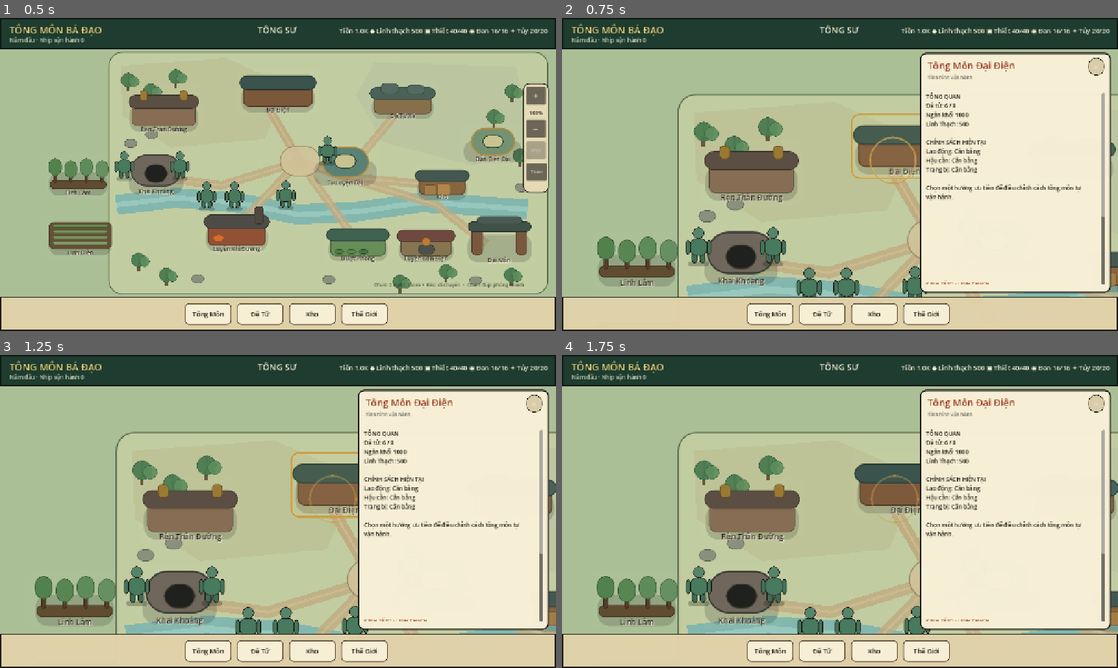
Above: before the commit, frames 1-4 (two rows, left to right).
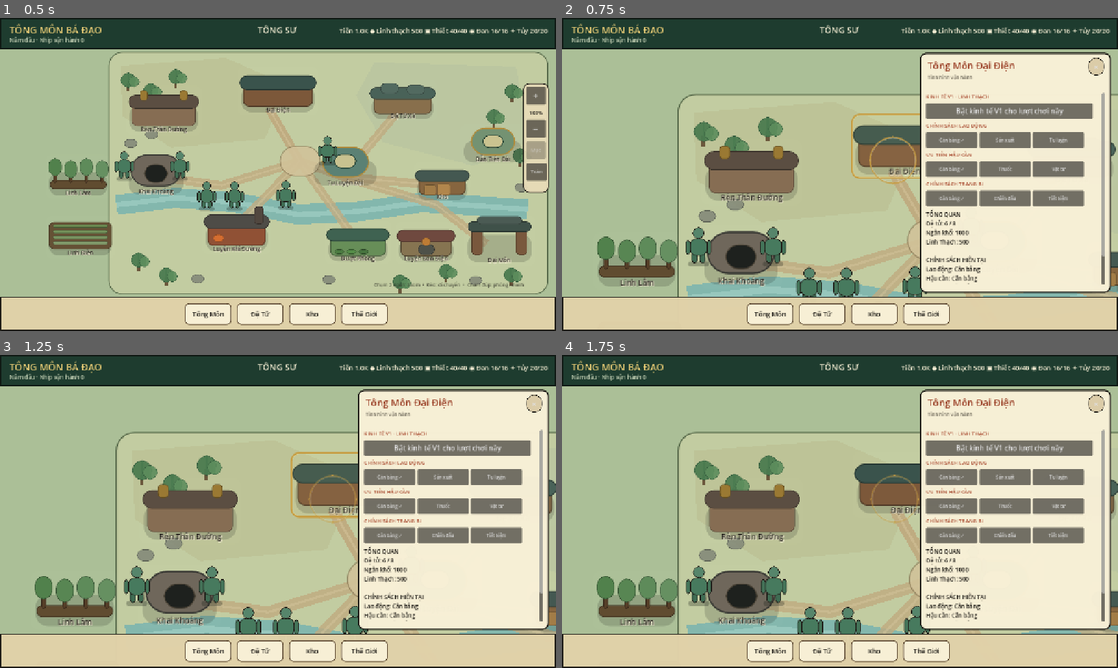
Above: after the commit, the same moments.

Repository: vuanhtuan161094-byte/TongMonBaDao
Game: Godot game, scene res://scenes/p3/p3_2_landscape_sect.tscn
Two runs of this game, one before a commit and one after it. Both use one fixed random seed, a clock stepped at 60 frames per second and the inputs below.
Inputs (mouse positions are in pixels of both pictures, inside the frame that each line leads up to):
- Up to frame 1 (0.5 s): no input
- Up to frame 2 (0.75 s): click (840, 89) at 0.5 s
- Up to frame 3 (1.25 s): no input
- Up to frame 4 (1.75 s): click (1073, 498) at 1.25 s

Frame 1 is identical in both runs. In frame 2, 7.4% of the frame differs, in the area x 65-98%, y 23-86%; in frame 3, 7.4%; in frame 4, 7.4%.

Commit message:
feat(gui): add shared search-and-filter disciple picker and safe worksite commands

Diff:
--- a/godot/src/presentation/p3_2_landscape_sect.gd
+++ b/godot/src/presentation/p3_2_landscape_sect.gd
@@ -48,6 +48,18 @@
 var building_management_container: VBoxContainer
 var building_management_feedback := ""
 var selected_building: StringName = &""
+# GUI-WORKFORCE-V1: a transient picker; only Workforce/Building/Training own state.
+var workforce_picker_overlay: Control
+var workforce_picker_list: VBoxContainer
+var workforce_picker_search: LineEdit
+var workforce_picker_filter: OptionButton
+var workforce_picker_count: Label
+var workforce_picker_page_label: Label
+var workforce_picker_profession: StringName = &""
+var workforce_picker_building_id: StringName = &""
+var workforce_picker_group_id: StringName = &""
+var workforce_picker_page: int = 0
+const WORKFORCE_PICKER_PAGE_SIZE := 9
 var deep_restore_summary := false
 var screen_pointer_dragged := false
 var mouse_pointer_dragged := false
@@ -65,6 +77,7 @@
     _build_camera_controls()
     _build_disciple_summary_panel()
     _build_building_operation_panel()
+    _build_workforce_picker()
     _build_living_cue_layer()
     living_cue_tracker.seed_from_state(state)
     _refresh_living_cues()
@@ -403,7 +416,7 @@
     return SectMapCamera.VIEW_RECT.position + SectMapCamera.VIEW_RECT.size * 0.5
 
 func _popup_is_open() -> bool:
-    return popup_layer != null and popup_layer.get_child_count() > 0
+    return (popup_layer != null and popup_layer.get_child_count() > 0) or (workforce_picker_overlay != null and workforce_picker_overlay.visible)
 
 func _clear_pointer_state() -> void:
     touch_points.clear()
@@ -413,6 +426,7 @@
     mouse_pointer_dragged = false
 
 func _open_building(destination: StringName) -> void:
+    _close_workforce_picker()
     _close_disciple_summary(true)
     _clear_popup()
     selected_building = destination
@@ -582,6 +596,344 @@
         actor_status_labels[key] = actor.status_label
         modular_live_actor_ids[key] = true
 
+
+# Shared, read-only picker: one popup for every producer. The presentation
+# never writes work_group_id, worksite_building_id or direct_command itself.
+func _build_workforce_picker() -> void:
+    workforce_picker_overlay = Control.new()
+    workforce_picker_overlay.name = "WorkforcePickerOverlay"
+    workforce_picker_overlay.position = Vector2.ZERO
+    workforce_picker_overlay.size = Vector2(1280,720)
+    workforce_picker_overlay.z_index = 120
+    workforce_picker_overlay.mouse_filter = Control.MOUSE_FILTER_STOP
+    workforce_picker_overlay.visible = false
+    add_child(workforce_picker_overlay)
+
+    var shade := ColorRect.new()
+    shade.name = "PickerBackdrop"
+    shade.color = Color(0.04,0.04,0.04,0.68)
+    shade.size = Vector2(1280,720)
+    shade.mouse_filter = Control.MOUSE_FILTER_STOP
+    workforce_picker_overlay.add_child(shade)
+
+    var panel := Panel.new()
+    panel.name = "WorkforcePickerPanel"
+    panel.position = Vector2(226,65)
+    panel.size = Vector2(828,588)
+    panel.mouse_filter = Control.MOUSE_FILTER_STOP
+    panel.add_theme_stylebox_override("panel",_style(PAPER_LIGHT,INK,3,16))
+    workforce_picker_overlay.add_child(panel)
+
+    var heading := _label(panel,"CHỌN ĐỆ TỬ PHÂN CÔNG",Vector2(24,14),Vector2(590,32),23)
+    heading.name = "WorkforcePickerHeading"
+    heading.add_theme_color_override("font_color",CINNABAR.darkened(0.2))
+    var close := Button.new()
+    close.name = "WorkforcePickerClose"
+    close.text = "Đóng"
+    close.position = Vector2(714,12)
+    close.size = Vector2(90,40)
+    close.pressed.connect(_close_workforce_picker)
+    panel.add_child(close)
+
+    workforce_picker_search = LineEdit.new()
+    workforce_picker_search.name = "WorkforcePickerSearch"
+    workforce_picker_search.placeholder_text = "Tìm tên đệ tử..."
+    workforce_picker_search.position = Vector2(24,66)
+    workforce_picker_search.size = Vector2(430,44)
+    workforce_picker_search.add_theme_font_size_override("font_size",16)
+    workforce_picker_search.text_changed.connect(_picker_search_changed)
+    panel.add_child(workforce_picker_search)
+
+    workforce_picker_filter = OptionButton.new()
+    workforce_picker_filter.name = "WorkforcePickerFilter"
+    workforce_picker_filter.position = Vector2(470,66)
+    workforce_picker_filter.size = Vector2(334,44)
+    for item in ["Tất cả","Sẵn sàng","Đang bận","Đã ở công trình"]:
+        workforce_picker_filter.add_item(item)
+    workforce_picker_filter.item_selected.connect(_picker_filter_changed)
+    panel.add_child(workforce_picker_filter)
+
+    workforce_picker_count = _label(panel,"",Vector2(24,122),Vector2(755,27),13)
+    workforce_picker_count.name = "WorkforcePickerCount"
+    workforce_picker_count.add_theme_color_override("font_color",INK)
+
+    var scroll := ScrollContainer.new()
+    scroll.name = "WorkforcePickerScroll"
+    scroll.position = Vector2(24,156)
+    scroll.size = Vector2(780,345)
+    scroll.horizontal_scroll_mode = ScrollContainer.SCROLL_MODE_DISABLED
+    panel.add_child(scroll)
+    workforce_picker_list = VBoxContainer.new()
+    workforce_picker_list.name = "WorkforcePickerList"
+    workforce_picker_list.custom_minimum_size = Vector2(754,0)
+    workforce_picker_list.add_theme_constant_override("separation",4)
+    scroll.add_child(workforce_picker_list)
+
+    var previous := Button.new()
+    previous.name = "WorkforcePickerPrevious"
+    previous.text = "◀ Trước"
+    previous.position = Vector2(24,515)
+    previous.size = Vector2(135,44)
+    previous.pressed.connect(_picker_change_page.bind(-1))
+    panel.add_child(previous)
+    workforce_picker_page_label = _label(panel,"",Vector2(295,521),Vector2(238,32),14)
+    workforce_picker_page_label.horizontal_alignment = HORIZONTAL_ALIGNMENT_CENTER
+    workforce_picker_page_label.add_theme_color_override("font_color",INK)
+    var next_button := Button.new()
+    next_button.name = "WorkforcePickerNext"
+    next_button.text = "Sau ▶"
+    next_button.position = Vector2(669,515)
+    next_button.size = Vector2(135,44)
+    next_button.pressed.connect(_picker_change_page.bind(1))
+    panel.add_child(next_button)
+
+func _new_advanced_roster(title: String) -> VBoxContainer:
+    var toggle := Button.new()
+    toggle.text = title + " ▾"
+    toggle.custom_minimum_size = Vector2(384,38)
+    building_management_container.add_child(toggle)
+    var detail := VBoxContainer.new()
+    detail.custom_minimum_size = Vector2(384,0)
+    detail.visible = false
+    detail.add_theme_constant_override("separation",3)
+    building_management_container.add_child(detail)
+    toggle.pressed.connect(func() -> void: detail.visible = not detail.visible)
+    return detail
+
+func _add_workforce_picker_launcher(building: BuildingState, profession: StringName, group_id: StringName) -> void:
+    var bs := BuildingSystem.new()
+    var holders := bs.active_worker_ids(state,building)
+    var slots := bs.worker_slots(building)
+    var line := Label.new()
+    line.text = "Vị trí làm việc: %d/%d · %s" % [holders.size(),slots,str(building.name)]
+    line.custom_minimum_size = Vector2(384,25)
+    line.add_theme_color_override("font_color",INK)
+    line.add_theme_font_size_override("font_size",13)
+    building_management_container.add_child(line)
+    for worker_id in holders:
+        if not state.disciples.has(worker_id):
+            continue
+        var worker: DiscipleState = state.disciples[worker_id]
+        var info := HBoxContainer.new()
+        info.custom_minimum_size = Vector2(384,41)
+        building_management_container.add_child(info)
+        var name := Label.new()
+        name.text = worker.display_name + " · " + SectMapPresentation.action_label(worker.current_action)
+        name.tooltip_text = name.text
+        name.custom_minimum_size = Vector2(250,36)
+        name.clip_text = true
+        name.vertical_alignment = VERTICAL_ALIGNMENT_CENTER
+        name.add_theme_color_override("font_color",INK)
+        info.add_child(name)
+        if profession != &"body":
+            var withdraw := Button.new()
+            withdraw.name = "PickerWithdraw_%s" % str(worker.id)
+            withdraw.text = "Rút"
+            withdraw.custom_minimum_size = Vector2(102,36)
+            var blocked := _worker_busy_reason(worker)
+            withdraw.disabled = blocked != ""
+            withdraw.tooltip_text = blocked
+            withdraw.pressed.connect(_picker_withdraw.bind(worker.id,group_id))
+            info.add_child(withdraw)
+    var launch := Button.new()
+    launch.name = "WorkforcePickerOpen_%s" % str(building.building_type)
+    launch.text = "＋ Chọn đệ tử / thay người"
+    launch.custom_minimum_size = Vector2(384,46)
+    launch.add_theme_font_size_override("font_size",15)
+    launch.disabled = holders.size() >= slots or building.status != BuildingSystem.STATUS_ACTIVE
+    launch.tooltip_text = "Rút người rảnh trước khi chọn người thay thế." if launch.disabled else "Mở danh sách có tìm kiếm, lọc và sắp xếp cấp nghề."
+    launch.pressed.connect(_open_workforce_picker.bind(building.id,profession,group_id))
+    building_management_container.add_child(launch)
+
+func _open_workforce_picker(building_id: StringName, profession: StringName, group_id: StringName) -> void:
+    if not state.buildings.has(str(building_id)):
+        return
+    workforce_picker_building_id = building_id
+    workforce_picker_profession = profession
+    workforce_picker_group_id = group_id
+    workforce_picker_page = 0
+    workforce_picker_search.text = ""
+    workforce_picker_filter.select(0)
+    workforce_picker_overlay.visible = true
+    _clear_pointer_state()
+    _refresh_workforce_picker()
+
+func _close_workforce_picker() -> void:
+    if workforce_picker_overlay != null:
+        workforce_picker_overlay.visible = false
+    workforce_picker_building_id = &""
+    _clear_pointer_state()
+
+func _picker_search_changed(_term: String) -> void:
+    workforce_picker_page = 0
+    _refresh_workforce_picker()
+
+func _picker_filter_changed(_mode: int) -> void:
+    workforce_picker_page = 0
+    _refresh_workforce_picker()
+
+func _picker_change_page(delta: int) -> void:
+    workforce_picker_page = maxi(workforce_picker_page+delta,0)
+    _refresh_workforce_picker()
+
+func _worker_busy_reason(disciple: DiscipleState) -> String:
+    var bs := BuildingSystem.new()
+    if not disciple.active_pve_encounter_id.is_empty():
+        return "Đang chiến đấu PvE"
+    if disciple.region_id != &"sect":
+        return "Đệ tử chưa về Tông Môn"
+    if not bs.active_resource_timer_for_worker(state,disciple.id).is_empty():
+        return "Mẻ Mỏ/Linh Lâm đang chạy"
+    if bs.disciple_has_active_spirit_plot(state,disciple.id):
+        return "Đang phụ trách ô Linh Điền"
+    if bs.disciple_has_active_timed_recipe(state,disciple.id):
+        return "Mẻ luyện đan đang chạy"
+    if not disciple.work_cycle_state.is_empty():
+        return "Chu kỳ sản xuất cũ chưa hoàn tất"
+    if DiscipleBodyTrainingFacilityV2.has_reserved_slot(state,disciple):
+        return "Đã giữ chỗ Rèn Thân"
+    var command := WorkforceSystem.new().command_kind(disciple)
+    if command != &"" and command != WorkforceSystem.COMMAND_HOLD:
+        return "Đang có lệnh " + str(command)
+    if str(disciple.current_action).begins_with("WORK_") or disciple.current_action in [&"TRAIN_BODY",&"CULTIVATE",&"BREAKTHROUGH"]:
+        return "Đang " + SectMapPresentation.action_label(disciple.current_action)
+    return ""
+
+func _picker_candidate_reason(disciple: DiscipleState) -> String:
+    if workforce_picker_building_id == &"" or not state.buildings.has(str(workforce_picker_building_id)):
+        return "Không có công trình"
+    var building: BuildingState = state.buildings[str(workforce_picker_building_id)]
+    if building.status != BuildingSystem.STATUS_ACTIVE:
+        return "Công trình chưa hoạt động"
+    var bs := BuildingSystem.new()
+    var holders := bs.active_worker_ids(state,building)
+    if holders.has(disciple.id):
+        return "Đã ở công trình này"
+    if workforce_picker_profession == &"body" and not DiscipleRealmProgressV2.owns_v2_progression(disciple):
+        return "Chỉ nhận đệ tử V2"
+    var busy := _worker_busy_reason(disciple)
+    if busy != "":
+        return busy
+    if holders.size() >= bs.worker_slots(building):
+        return "Không còn slot; rút người trước"
+    if not state.sect.workforce_enabled or not state.sect.work_groups.has(str(workforce_picker_group_id)):
+        return "Đội nghề chưa sẵn sàng"
+    if workforce_picker_profession != &"body" and building.worker_group_id != workforce_picker_group_id:
+        return "Điểm làm việc không đúng đội"
+    return ""
+
+func _refresh_workforce_picker() -> void:
+    if workforce_picker_overlay == null or not workforce_picker_overlay.visible:
+        return
+    for child in workforce_picker_list.get_children():
+        workforce_picker_list.remove_child(child)
+        child.queue_free()
+    var matching: Array[Dictionary] = []
+    var query := workforce_picker_search.text.strip_edges().to_lower()
+    var mode := workforce_picker_filter.selected
+    for raw_id in state.disciples.keys():
+        var disciple: DiscipleState = state.disciples[raw_id]
+        if query != "" and not (query in disciple.display_name.to_lower() or query in str(disciple.id).to_lower()):
+            continue
+        var reason := _picker_candidate_reason(disciple)
+        var assigned := reason == "Đã ở công trình này"
+        if mode == 1 and reason != "":
+            continue
+        if mode == 2 and (reason == "" or assigned):
+            continue
+        if mode == 3 and not assigned:
+            continue
+        var level := 0 if workforce_picker_profession == &"body" else workforce.profession_level_for_state(state,disciple,workforce_picker_profession)
+        matching.append({"id":disciple.id,"name":disciple.display_name,"level":level,"reason":reason})
+    matching.sort_custom(func(a: Dictionary,b: Dictionary) -> bool:
+        if int(a["level"]) != int(b["level"]):
+            return int(a["level"]) > int(b["level"])
+        return str(a["name"]) < str(b["name"])
+    )
+    var page_count := maxi(int(ceil(float(matching.size())/float(WORKFORCE_PICKER_PAGE_SIZE))),1)
+    workforce_picker_page = clampi(workforce_picker_page,0,page_count-1)
+    workforce_picker_page_label.text = "Trang %d/%d" % [workforce_picker_page+1,page_count]
+    workforce_picker_count.text = "%d đệ tử · ưu tiên cấp nghề cao · người bận không thể chuyển" % matching.size()
+    var start := workforce_picker_page*WORKFORCE_PICKER_PAGE_SIZE
+    for i in range(start,mini(start+WORKFORCE_PICKER_PAGE_SIZE,matching.size())):
+        var entry: Dictionary = matching[i]
+        var reason := str(entry["reason"])
+        var row := HBoxContainer.new()
+        row.custom_minimum_size = Vector2(754,38)
+        workforce_picker_list.add_child(row)
+        var line := Label.new()
+        line.name = "PickerName_%s" % str(entry["id"])
+        line.text = "%s  ·  Nghề Lv%d  ·  %s" % [str(entry["name"]),int(entry["level"]),"Rảnh" if reason == "" else reason]
+        line.tooltip_text = line.text
+        line.custom_minimum_size = Vector2(608,38)
+        line.clip_text = true
+        line.vertical_alignment = VERTICAL_ALIGNMENT_CENTER
+        line.add_theme_font_size_override("font_size",14)
+        line.add_theme_color_override("font_color",INK if reason == "" else Color(0.46,0.36,0.28))
+        row.add_child(line)
+        var choose := Button.new()
+        choose.name = "WorkforcePick_%s" % str(entry["id"])
+        choose.text = "Phân công" if reason == "" else "Đang bận"
+        choose.custom_minimum_size = Vector2(137,38)
+        choose.disabled = reason != ""
+        choose.tooltip_text = reason
+        choose.pressed.connect(_picker_assign.bind(StringName(entry["id"])))
+        row.add_child(choose)
+    if matching.is_empty():
+        var empty := Label.new()
+        empty.text = "Không có đệ tử phù hợp; thử đổi bộ lọc."
+        empty.add_theme_color_override("font_color",INK)
+        workforce_picker_list.add_child(empty)
+
+func _picker_assign(disciple_id: StringName) -> void:
+    if not workforce_picker_overlay.visible or not state.disciples.has(disciple_id):
+        return
+    var worker: DiscipleState = state.disciples[disciple_id]
+    var reason := _picker_candidate_reason(worker)
+    if reason != "":
+        workforce_picker_count.text = "Không thể phân công: " + reason
+        _refresh_workforce_picker()
+        return
+    if workforce_picker_profession == &"body":
+        _start_body_training_from_building(disciple_id)
+        var hall: BuildingState = state.buildings[str(workforce_picker_building_id)]
+        if BuildingSystem.new().active_worker_ids(state,hall).has(disciple_id):
+            _close_workforce_picker()
+        else:
+            _refresh_workforce_picker()
+        return
+    var group_id := workforce_picker_group_id
+    var building_id := workforce_picker_building_id
+    var profession := workforce_picker_profession
+    if not workforce.assign_group(state,disciple_id,group_id):
+        building_management_feedback = "Không thể phân đội: trạng thái đệ tử đã đổi."
+    elif not workforce.assign_worksite(state,disciple_id,building_id):
+        building_management_feedback = "Đã vào đội nhưng chưa đặt được điểm làm; cần kiểm tra trạng thái."
+    else:
+        var bs := BuildingSystem.new()
+        var building: BuildingState = state.buildings[str(building_id)]
+        if bs.active_worker_ids(state,building).has(disciple_id) and bs.work_available(state,profession,worker):
+            var started := workforce.issue_command(state,disciple_id,WorkforceSystem.COMMAND_WORK,str(profession),40)
+            building_management_feedback = ("%s đã nhận việc." % worker.display_name) if started else ("Đã phân %s; lệnh chưa thể bắt đầu." % worker.display_name)
+        else:
+            building_management_feedback = "Đã phân %s vào công trình, đang chờ điều kiện sản xuất." % worker.display_name
+    _refresh_building_operation_content()
+    _close_workforce_picker()
+
+func _picker_withdraw(disciple_id: StringName, group_id: StringName) -> void:
+    if not state.disciples.has(disciple_id):
+        return
+    var worker: DiscipleState = state.disciples[disciple_id]
+    var blocked := _worker_busy_reason(worker)
+    if blocked != "":
+        building_management_feedback = "Không thể rút %s: %s." % [worker.display_name,blocked]
+    elif worker.work_group_id != group_id:
+        building_management_feedback = "Đệ tử không còn thuộc đội này."
+    else:
+        var ok := workforce.assign_group(state,disciple_id,&"")
+        building_management_feedback = ("Đã rút %s khỏi đội." % worker.display_name) if ok else "Không thể rút đệ tử."
+    _refresh_building_operation_content()
+
 func _build_building_operation_panel() -> void:
     building_operation_panel = Panel.new()
     building_operation_panel.name = "BuildingOperationPanel"
@@ -639,6 +991,8 @@
     building_management_container.custom_minimum_size = Vector2(384, 0)
     building_management_container.add_theme_constant_override("separation", 7)
     building_operation_content.add_child(building_management_container)
+    # Actions are the primary content; long building details belong below.
+    building_operation_content.move_child(building_management_container,0)
 
 func _building_operation_is_open() -> bool:
     return building_operation_panel != null and is_instance_valid(building_operation_panel) and building_operation_panel.visible
@@ -662,6 +1016,7 @@
         camera_hint.visible = true
 
 func _close_building_operation_panel(clear_selection: bool = true) -> void:
+    _close_workforce_picker()
     _hide_building_operation_panel()
     building_management_feedback = ""
     if not clear_selection:
@@ -686,15 +1041,9 @@
     if building_management_feedback != "":
         feedback = "\n\n%s" % building_management_feedback
     building_operation_body.text = _building_operation_text(selected_building) + feedback
-    # Keep actionable controls in view for dense management panels.
-    if selected_building == SectMapPresentation.DEST_BODY_TRAINING:
-        building_operation_body.custom_minimum_size.y = 248
-    elif selected_building == SectMapPresentation.DEST_GUIDANCE:
-        building_operation_body.custom_minimum_size.y = 150
-    elif selected_building == SectMapPresentation.DEST_SPIRIT_FIELD:
-        building_operation_body.custom_minimum_size.y = 220
-    else:
-        building_operation_body.custom_minimum_size.y = 420
+    # Avoid the historical 420px empty description before working controls.
+    # The full facts remain accessible by scrolling after the actions.
+    building_operation_body.custom_minimum_size.y = 0
     _rebuild_building_management_controls()
 
 func _rebuild_building_management_controls() -> void:
@@ -1242,7 +1591,7 @@
     _refresh_building_operation_content()
 
 func _build_work_management(profession_id: StringName, group_id: StringName, group_label: String, order_label: String) -> void:
-    _add_management_section_label("PHÂN CÔNG")
+    _add_management_section_label("NHÂN SỰ · VỊ TRÍ & PHÂN CÔNG")
     var active_building_ids: Array[StringName] = []
     var building_system := BuildingSystem.new()
     var active_producer: BuildingState = null
@@ -1251,11 +1600,14 @@
         if active_producer != null:
             active_building_ids = building_system.active_worker_ids(state, active_producer)
 
+    if active_producer != null:
+        _add_workforce_picker_launcher(active_producer, profession_id, group_id)
+    var legacy_rows := _new_advanced_roster("Tùy chọn từng đệ tử (nâng cao)")
     var ids: Array = state.disciples.keys()
     ids.sort()
     for raw_id in ids:
         var disciple: DiscipleState = state.disciples[raw_id]
-        var row := _new_management_row(disciple)
+        var row := _new_management_row(disciple,legacy_rows)
         var in_group := disciple.work_group_id == group_id
         var timed_recipe_busy := building_system.disciple_has_active_timed_recipe(state, disciple.id)
 
@@ -1351,12 +1703,14 @@
         policy_row.add_child(fixed)
 
     _add_management_section_label("PHÂN CÔNG & GIEO TRỒNG")
+    _add_workforce_picker_launcher(field,WorkforceSystem.PROF_HERBALISM,&"herbalism_crew")
+    var field_advanced := _new_advanced_roster("Tùy chọn gieo trồng từng đệ tử (nâng cao)")
     var active_ids := buildings.active_worker_ids(state, field)
     var ids: Array = state.disciples.keys()
     ids.sort()
     for raw_id in ids:
         var disciple: DiscipleState = state.disciples[raw_id]
-        var row := _new_management_row(disciple)
+        var row := _new_management_row(disciple,field_advanced)
         var in_group := disciple.work_group_id == &"herbalism_crew"
         var has_plot := buildings.disciple_has_active_spirit_plot(state, disciple.id, field)
 
@@ -1469,18 +1823,21 @@
     label.add_theme_color_override("font_color", CINNABAR.darkened(0.12))
     building_management_container.add_child(label)
 
-func _new_management_row(disciple: DiscipleState) -> HBoxContainer:
+func _new_management_row(disciple: DiscipleState, destination: VBoxContainer = null) -> HBoxContainer:
     var row := HBoxContainer.new()
     row.name = "Person_%s" % str(disciple.id)
-    row.custom_minimum_size = Vector2(384, 38)
+    row.custom_minimum_size = Vector2(380, 38)
     row.add_theme_constant_override("separation", 6)
-    building_management_container.add_child(row)
+    (destination if destination != null else building_management_container).add_child(row)
 
     var name := Label.new()
     name.text = "%s · TL %.0f" % [disciple.display_name, disciple.stamina]
-    name.custom_minimum_size = Vector2(190, 34)
+    name.custom_minimum_size = Vector2(130, 34)
+    name.clip_text = true
+    name.tooltip_text = disciple.display_name
     name.vertical_alignment = VERTICAL_ALIGNMENT_CENTER
     name.add_theme_font_size_override("font_size", 11)
+    name.add_theme_color_override("font_color",INK)
     row.add_child(name)
     return row
 
@@ -1554,7 +1911,9 @@
         release.pressed.connect(Callable(self,"_release_body_training_from_building").bind(disciple_id))
         row.add_child(release)
 
-    _add_management_section_label("PHÂN CÔNG ĐỆ TỬ V2")
+    _add_management_section_label("CHỌN ĐỆ TỬ RÈN THÂN")
+    _add_workforce_picker_launcher(hall,&"body",&"body_training_crew")
+    var body_advanced := _new_advanced_roster("Danh sách nhanh (nâng cao)")
     var ids: Array = state.disciples.keys()
     ids.sort()
     var shown := 0
@@ -1571,7 +1930,7 @@
         var row := HBoxContainer.new()
         row.name = "BodyTrainingCandidate_%s" % str(member.id)
         row.custom_minimum_size = Vector2(384,40)
-        building_management_container.add_child(row)
+        body_advanced.add_child(row)
         var label := Label.new()
         label.text = member.display_name
         label.custom_minimum_size = Vector2(252,34)
